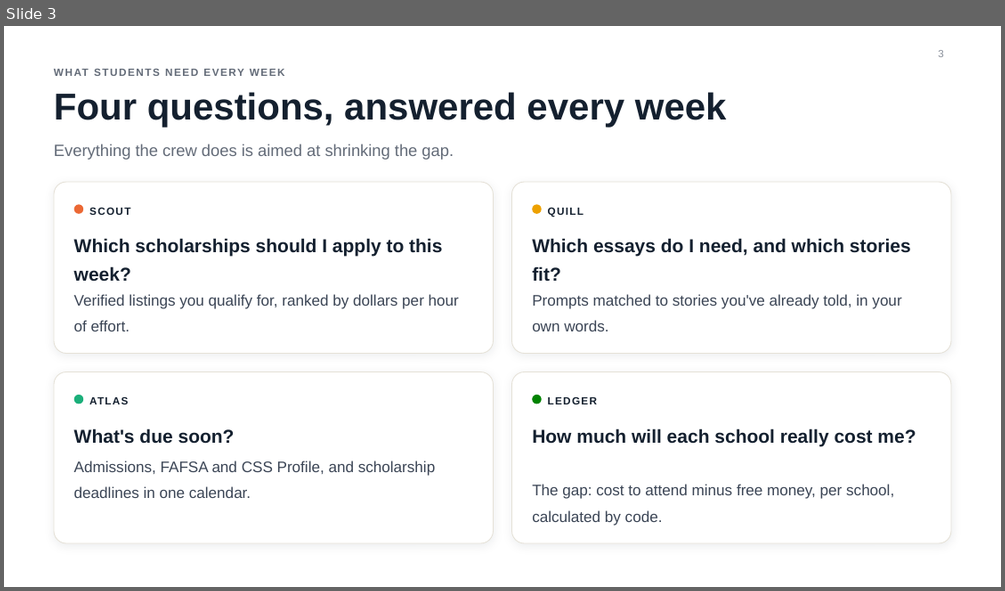
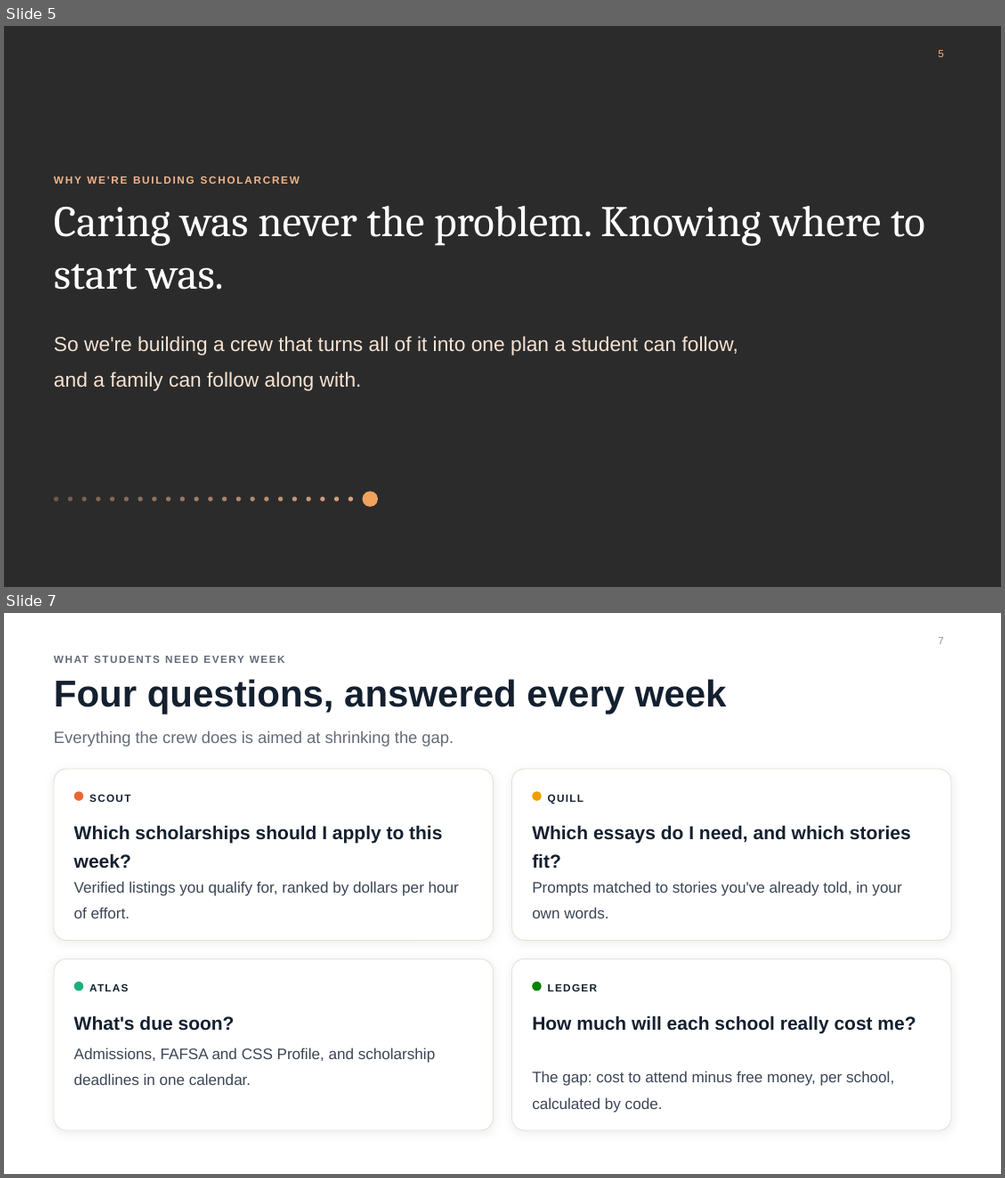
Before and after one commit to reykoaparicio/scholarcrew, a slide deck: presentation/ScholarCrew.pptx. Shown one above the other, each under a label of ours: slide 3 before the commit, slides 5 and 7 after it; the slides between them are not shown. The pictures are 1005x591 and 1005x1178 pixels, drawn with LibreOffice and Linux fonts; fonts in the diff are those of the drawing; background and template pictures are left out; a plain dark background stands for a picture behind light text. Boxes give left, top, right and bottom in pixels: in the first picture for what was removed or moved away, otherwise in the second. Text is boxed around its words. In the diff, an @@ line names an element or a change of style, - is before the commit and + after.

```diff
--- a/presentation/ScholarCrew.pptx
+++ b/presentation/ScholarCrew.pptx
@@ slide 5 added at [4, 26, 1001, 587], background picture (left out) @@
@@ page number added at [938, 50, 943, 57], 10 pt, text #F2B48A @@
+5
@@ text added at [54, 176, 299, 184], 10.1 pt, text #F2B48A, bold @@
+WHY WE'RE BUILDING SCHOLARCREW
@@ title added at [54, 206, 925, 289], 42 pt, text #FFFFFF @@
+Caring was never the problem. Knowing where to start was.
@@ text added at [54, 336, 738, 391], 19.5 pt, text #F6E3D3 @@
+So we're building a crew that turns all of it into one plan a student can follow, and a family can follow along with.
@@ ellipse added at [54, 496, 58, 501], fill #F2B48A at 35% opacity @@
@@ ellipse added at [67, 496, 72, 501], fill #F2B48A at 37% opacity @@
@@ ellipse added at [81, 496, 86, 501], fill #F2B48A at 40% opacity @@
@@ ellipse added at [96, 496, 100, 501], fill #F2B48A at 43% opacity @@
@@ ellipse added at [110, 496, 114, 501], fill #F2B48A at 45% opacity @@
@@ ellipse added at [123, 496, 128, 501], fill #F2B48A at 47% opacity @@
@@ ellipse added at [138, 496, 142, 501], fill #F2B48A at 50% opacity @@
@@ ellipse added at [152, 496, 156, 501], fill #F2B48A at 52% opacity @@
@@ ellipse added at [166, 496, 170, 501], fill #F2B48A at 55% opacity @@
@@ ellipse added at [179, 496, 184, 501], fill #F2B48A at 57% opacity @@
@@ ellipse added at [194, 496, 198, 501], fill #F2B48A at 60% opacity @@
@@ ellipse added at [208, 496, 212, 501], fill #F2B48A at 62% opacity @@
@@ ellipse added at [222, 496, 226, 501], fill #F2B48A at 65% opacity @@
@@ ellipse added at [235, 496, 241, 501], fill #F2B48A at 68% opacity @@
@@ ellipse added at [250, 496, 254, 501], fill #F2B48A at 70% opacity @@
@@ ellipse added at [264, 496, 268, 501], fill #F2B48A at 72% opacity @@
@@ ellipse added at [278, 496, 283, 501], fill #F2B48A at 75% opacity @@
@@ ellipse added at [291, 496, 297, 501], fill #F2B48A at 78% opacity @@
@@ ellipse added at [306, 496, 310, 501], fill #F2B48A at 80% opacity @@
@@ ellipse added at [320, 496, 324, 501], fill #F2B48A at 82% opacity @@
@@ ellipse added at [334, 496, 339, 501], fill #F2B48A at 85% opacity @@
@@ ellipse added at [348, 496, 353, 501], fill #F2B48A at 87% opacity @@
@@ ellipse added at [362, 491, 378, 507], fill #F0A35E @@
@@ what was slide 3 is now slide 7 @@
@@ page number at [938, 637, 943, 644]: text changed @@
-3
+7
```
Also in this commit, not shown: 14 slides changed, 4 other slides added, 4 other files.
